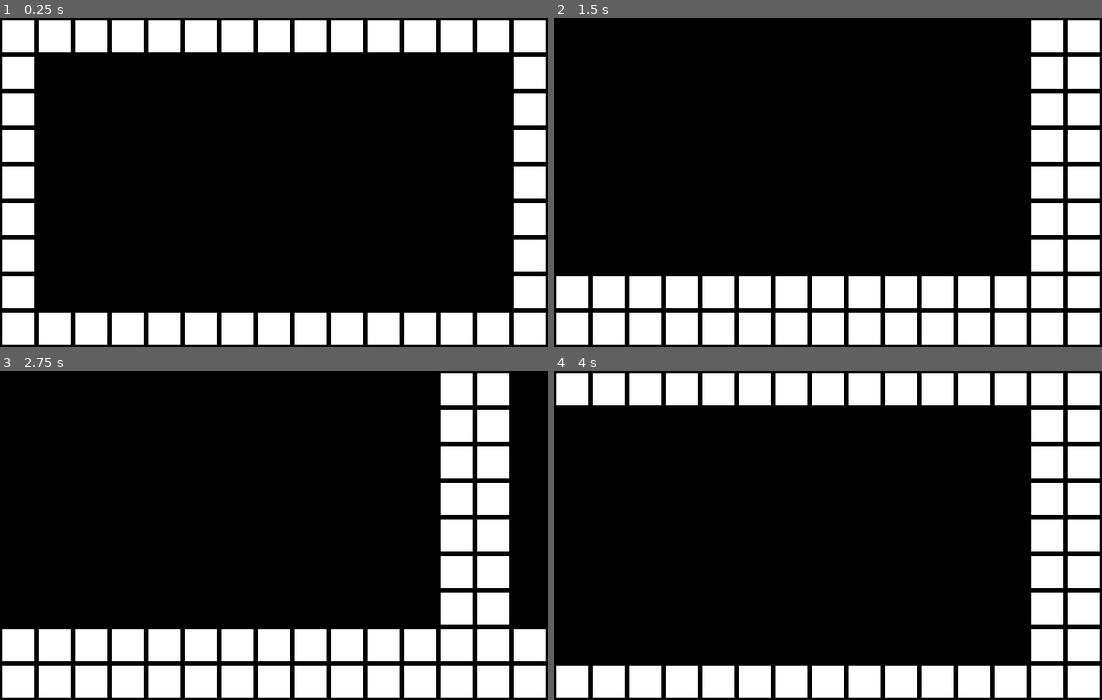
Above: before the commit, frames 1-4 (two rows, left to right).
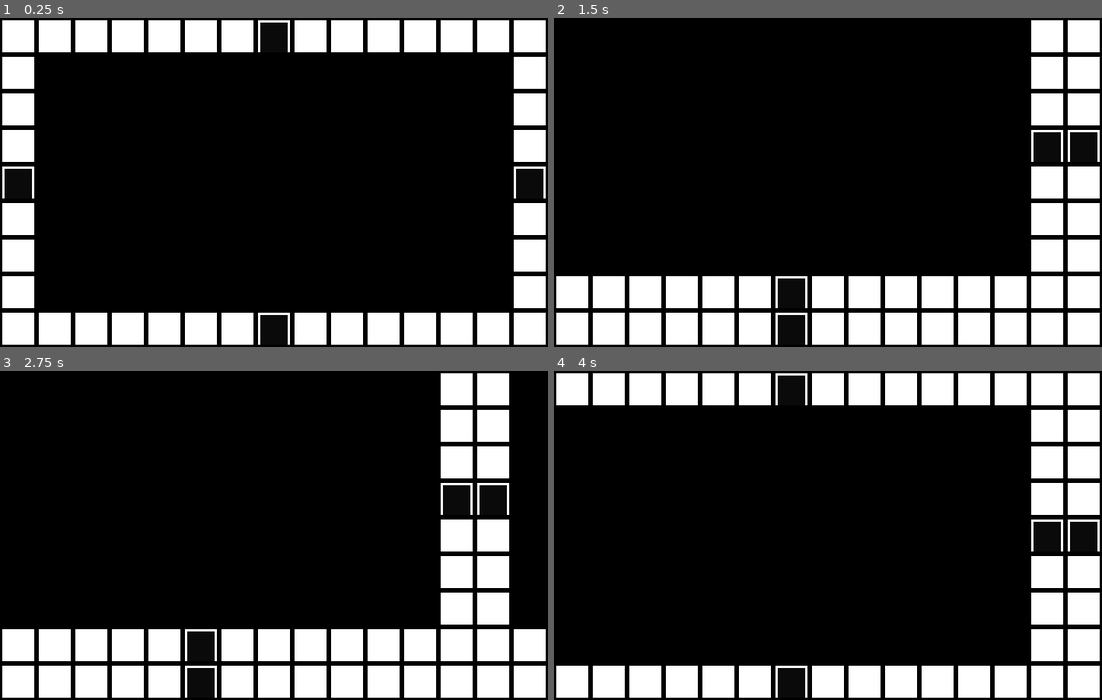
Above: after the commit, the same moments.

Repository: deeredman1991/ProjectShootyMcShootface
Game: Godot game, scene res://main/Main.tscn
Same seed, same stepped clock (60 frames per second), same inputs: the game is played once before the commit and once after it.
Inputs:
- Up to frame 1 (0.25 s): no input
- Up to frame 2 (1.5 s): tap Enter at 0.5 s; hold Right (ui_right) 0.53-1.28 s; tap Space at 1.25 s; hold Down (ui_down) from 1.28 s (still down)
- Up to frame 3 (2.75 s): tap Enter at 2 s; release Down (ui_down) at 2.03 s; hold Right (ui_right) from 2.03 s (still down)
- Up to frame 4 (4 s): tap Space at 2.75 s; release Right (ui_right) at 2.78 s; hold Up (ui_up) 2.78-3.53 s; tap Enter at 3.5 s; hold Left (ui_left) from 3.53 s (still down)

The runs differ from the first frame. In frame 1, 1.8% of the frame differs, in the area x 0-100%, y 1-100%; in frame 2, 1.8%; in frame 3, 1.8%; in frame 4, 1.8%.

Commit message:
first pass at doors

Diff:
--- a/src/main/scenes/game/room/Room.gd
+++ b/src/main/scenes/game/room/Room.gd
@@ -2,10 +2,11 @@
 
 
 var room_assets = {
-	"wall": preload( "res://main/scenes/game/room/wall/Wall.tscn" )
+	"wall": preload( "res://main/scenes/game/room/wall/Wall.tscn" ),
+	"door": preload( "res://main/scenes/game/room/door/Door.tscn" )
 }
 
-export var room_rect = Rect2( Vector2.ZERO, Vector2(15, 9) )
+export var room_rect = Rect2( Vector2.ZERO, Vector2( 15, 9 ) )
 
 var room_type = LevelManager.ROOM_TYPES.DEFAULT
 
@@ -38,19 +39,25 @@
 
 func build_room():
 	var room_pos = room_rect.position
-	var room_width = room_rect.size.x
-	var room_height = room_rect.size.y
-
-	print('oi!')
+	var room_width = room_rect.size.x # 15
+	var room_height = room_rect.size.y # 9
 
 	var room_offset = Vector2( floor(room_width/2), floor(room_height/2) )
 
 	for y in range(-room_offset.y, floor(room_height)/2+1):
 		for x in range(-room_offset.x, floor(room_width)/2+1):
 			if y == -room_offset.y or x == -room_offset.x or y == room_offset.y or x == room_offset.x:
-				var new_wall = room_assets.wall.instance()
-				new_wall.position = Vector2(
-					(x * OptionsManager.tile_size.x) + room_pos.x * room_width * OptionsManager.tile_size.x,
-					(y * OptionsManager.tile_size.y) + room_pos.y * room_height * OptionsManager.tile_size.y
-				)
-				add_child(new_wall)
+				if (y == 0 or x == 0) and neighbors[ Vector2(x, y).normalized() ]:
+					var new_door = room_assets.door.instance()
+					new_door.position = Vector2(
+						(x * OptionsManager.tile_size.x) + room_pos.x * room_width * OptionsManager.tile_size.x,
+						(y * OptionsManager.tile_size.y) + room_pos.y * room_height * OptionsManager.tile_size.y
+					)
+					add_child(new_door)
+				else:
+					var new_wall = room_assets.wall.instance()
+					new_wall.position = Vector2(
+						(x * OptionsManager.tile_size.x) + room_pos.x * room_width * OptionsManager.tile_size.x,
+						(y * OptionsManager.tile_size.y) + room_pos.y * room_height * OptionsManager.tile_size.y
+					)
+					add_child(new_wall)
--- /dev/null
+++ b/src/main/scenes/game/room/door/Door.tscn
@@ -0,0 +1,23 @@
+[gd_scene load_steps=2 format=2]
+
+[sub_resource type="RectangleShape2D" id=1]
+extents = Vector2( 8, 8 )
+
+[node name="Door" type="StaticBody2D"]
+
+[node name="CollisionShape2D" type="CollisionShape2D" parent="."]
+position = Vector2( 8, 8 )
+shape = SubResource( 1 )
+
+[node name="ColorRect" type="ColorRect" parent="."]
+margin_left = 1.0
+margin_top = 1.0
+margin_right = 15.0
+margin_bottom = 15.0
+
+[node name="ColorRect" type="ColorRect" parent="ColorRect"]
+margin_left = 1.0
+margin_top = 1.0
+margin_right = 13.0
+margin_bottom = 14.0
+color = Color( 0.0431373, 0.0431373, 0.0431373, 1 )
